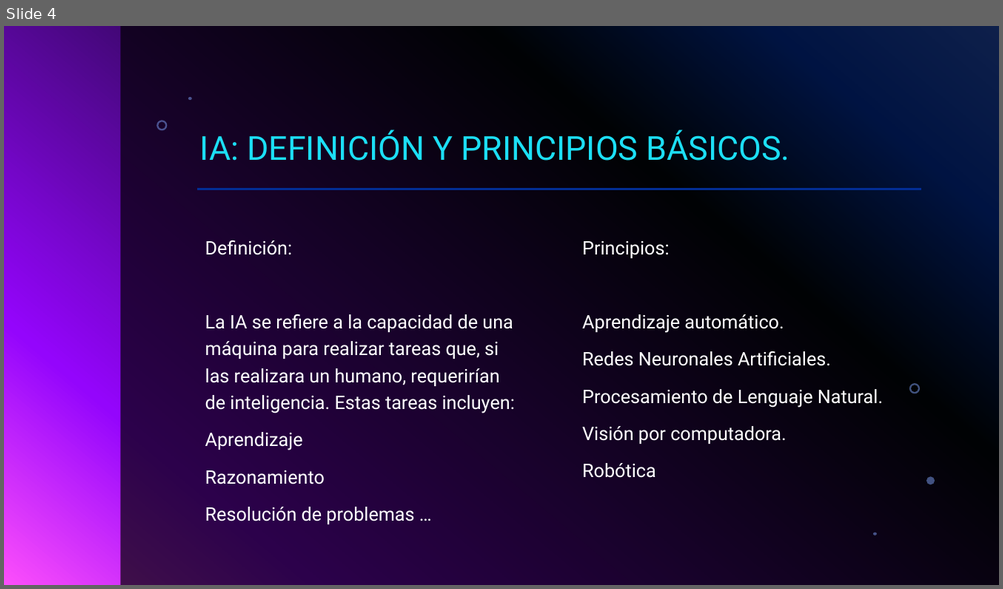
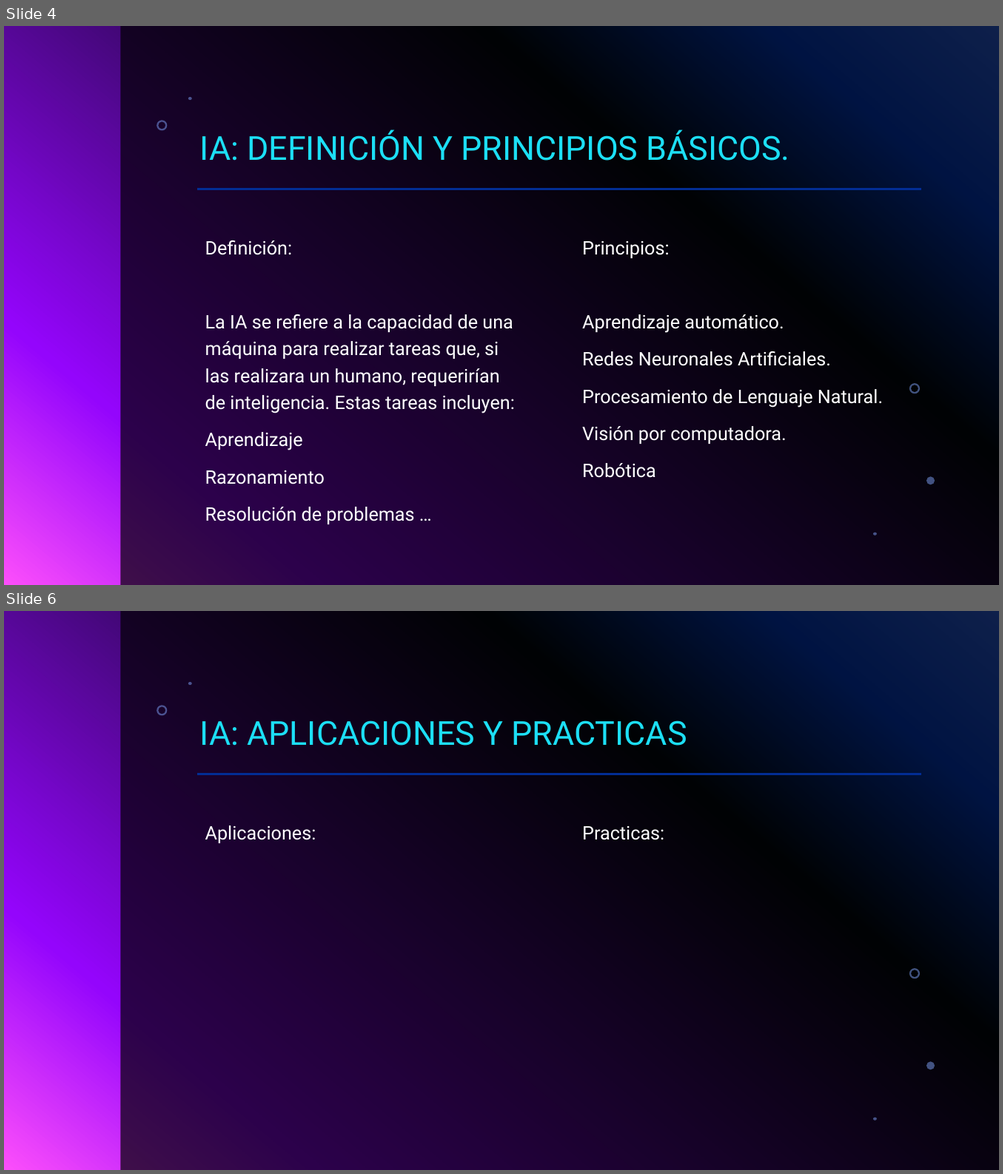
Before and after one commit to agarper2311/IES-Ntra-Sra-De-Los-Remedios, a slide deck: Digitalización/Tema 2/Tarea 2.1. Explorando las Técnologías Habilitadoras Digitales.pptx. Shown one above the other, each under a label of ours: slide 4 before the commit, slides 4 and 6 after it; the slides between them are not shown. The pictures are 1003x589 and 1003x1174 pixels, drawn with LibreOffice and Linux fonts; fonts in the diff are those of the drawing; background and template pictures are left out. Boxes give left, top, right and bottom in pixels: in the first picture for what was removed or moved away, otherwise in the second. Text is boxed around its words. In the diff, an @@ line names an element or a change of style, - is before the commit and + after.

```diff
--- a/Digitalización/Tema 2/Tarea 2.1. Explorando las Técnologías Habilitadoras Digitales.pptx
+++ b/Digitalización/Tema 2/Tarea 2.1. Explorando las Técnologías Habilitadoras Digitales.pptx
@@ slide 6 added at (x1=4, y1=611, x2=999, y2=1170), background gradient #316CFC to #0343DF to #02090E to #9405FC to #FC4EFB; not listed: 7 template elements that a slide beside it also shows @@
@@ title added at (x1=200, y1=721, x2=686, y2=746), 32 pt, text #1CDFF5 @@
+IA: APLICACIONES Y PRACTICAS
@@ text added at (x1=205, y1=826, x2=316, y2=843), 18 pt, text #FFFFFF @@
+Aplicaciones:
@@ text added at (x1=582, y1=826, x2=664, y2=840), 18 pt, text #FFFFFF @@
+Practicas:
```
Also in this commit, not shown: 5 other slides added.
